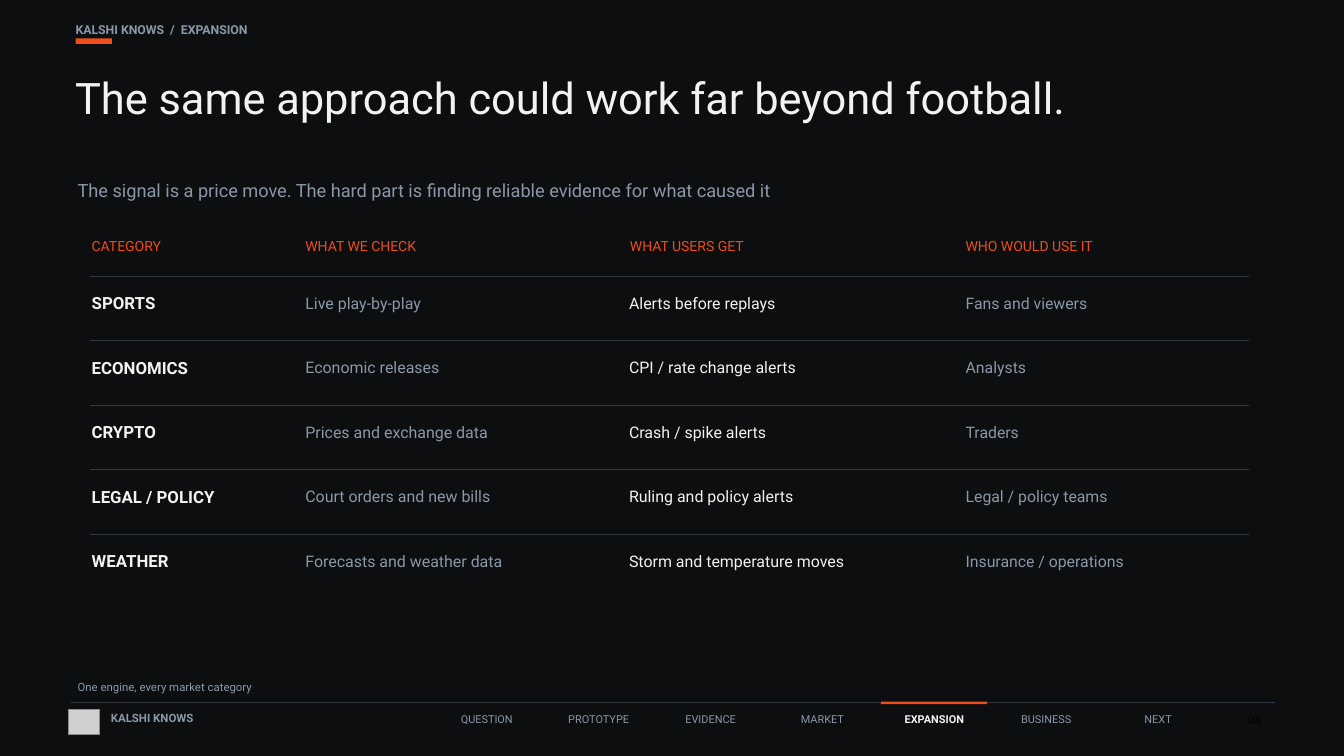
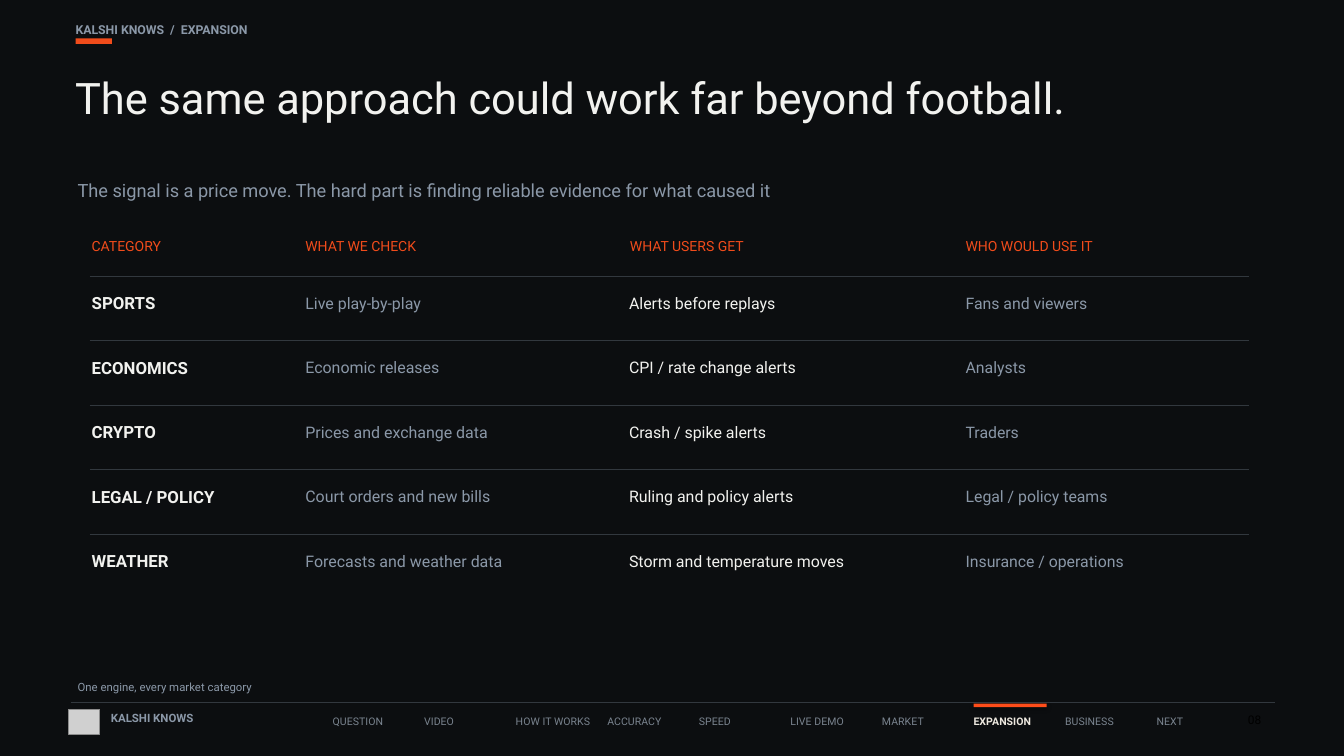
Before and after one commit to faisal-nabulsi/kalshi-knows, a slide deck: slide 8 of slides/Kalshi_Knows_FINAL.pptx. Drawn at 1344x756 pixels with LibreOffice and Linux fonts; fonts in the diff are those of the drawing; grey boxes stand for pictures. Boxes give left, top, right and bottom in pixels: in the first picture for what was removed or moved away, otherwise in the second. Text is boxed around its words. In the diff, an @@ line names an element or a change of style, - is before the commit and + after.

```diff
--- a/slides/Kalshi_Knows_FINAL.pptx
+++ b/slides/Kalshi_Knows_FINAL.pptx
@@ size 7.8 to 7.5 pt, text colour #8B98A8 to #7A848F; alignment centre to left; vertical alignment middle to top in 4 elements at <box>1157,717,1183,725</box>, <box>1065,717,1114,725</box>, <box>882,717,924,725</box>, <box>333,717,383,726</box> @@
@@ text "QUESTION": place and size @@
-text "QUESTION" at <box>461,715,513,724</box>
+text "QUESTION" at <box>333,717,383,726</box>
@@ text added at <box>424,717,454,725</box>, 7.5 pt, text #7A848F @@
+VIDEO
@@ text added at <box>516,717,590,725</box>, 7.5 pt, text #7A848F @@
+HOW IT WORKS
@@ text removed at <box>568,715,629,723</box> @@
-PROTOTYPE
@@ text added at <box>607,717,661,725</box>, 7.5 pt, text #7A848F @@
+ACCURACY
@@ text removed at <box>685,715,736,723</box> @@
-EVIDENCE
@@ text added at <box>699,717,731,725</box>, 7.5 pt, text #7A848F @@
+SPEED
@@ text added at <box>790,717,843,725</box>, 7.5 pt, text #7A848F @@
+LIVE DEMO
@@ text "MARKET": place and size @@
-text "MARKET" at <box>801,715,844,723</box>
+text "MARKET" at <box>882,717,924,725</box>
@@ text "EXPANSION": place and size @@
-text "EXPANSION" at <box>905,715,964,723</box>
+text "EXPANSION" at <box>974,717,1032,725</box>
@@ text "EXPANSION" at <box>974,717,1032,725</box>: size 7.8 to 7.5 pt, text colour #F2F2EF to #EDE8DF; alignment centre to left; vertical alignment middle to top @@
@@ rectangle: place and size @@
-rectangle at <box>881,702,987,705</box>
+rectangle at <box>974,704,1048,708</box>
@@ rectangle at <box>974,704,1048,708</box>: fill #F14C1B to #FF4D1A; shadow on @@
@@ text "BUSINESS": place and size @@
-text "BUSINESS" at <box>1021,715,1071,723</box>
+text "BUSINESS" at <box>1065,717,1114,725</box>
@@ text "NEXT": place and size @@
-text "NEXT" at <box>1144,715,1171,723</box>
+text "NEXT" at <box>1157,717,1183,725</box>
```
Also in this commit, not shown: 9 other slides changed, 1 other file.
